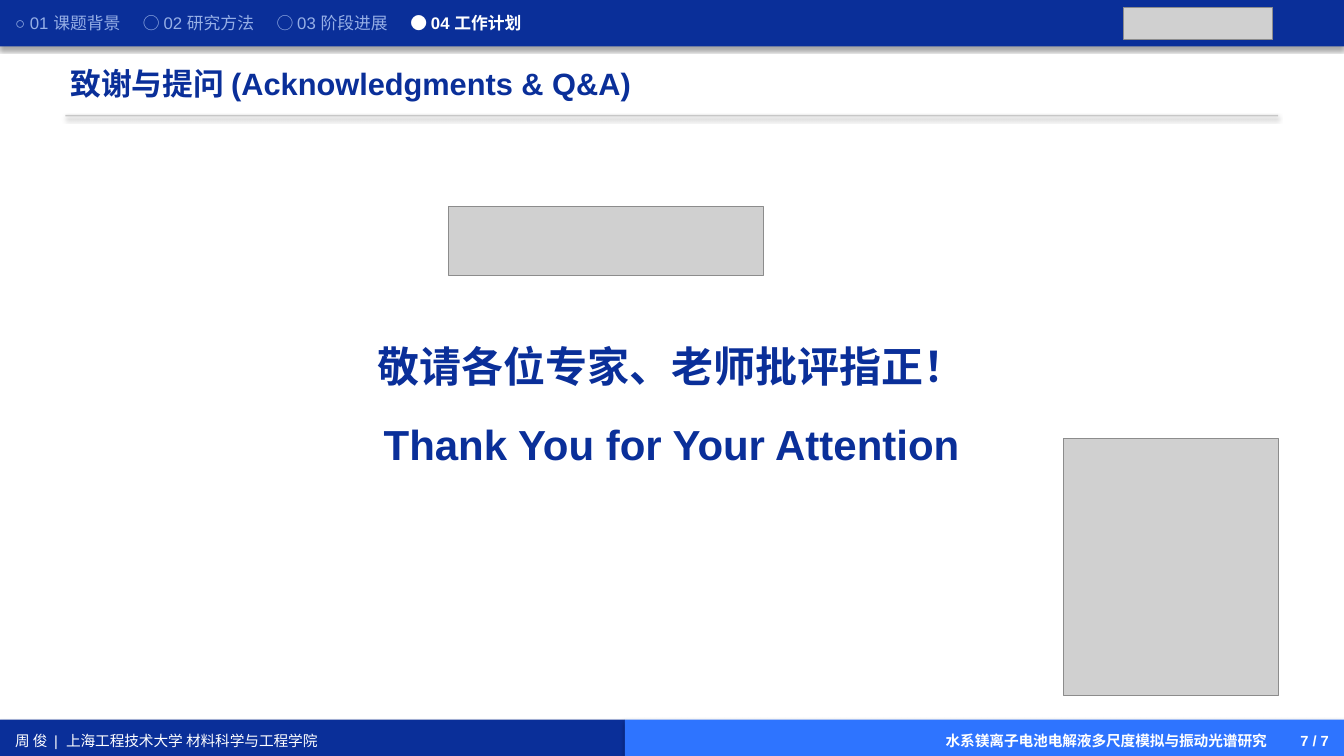
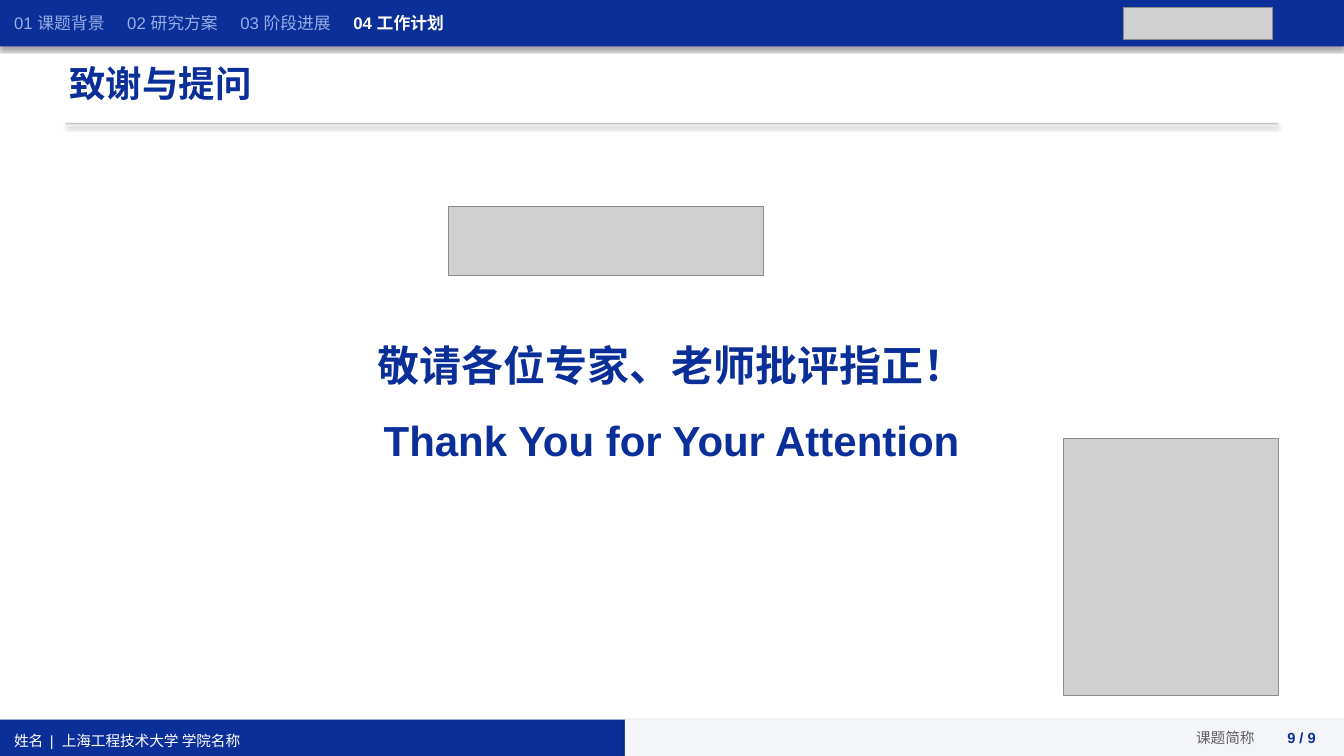
Before and after one commit to zhoujujn795/skills, a slide deck: slide 9 of pptx/assets/sues_2025_vi/SUES_2025_Academic_Template.pptx (slide 7 before the commit). Drawn at 1344x756 pixels with LibreOffice and Linux fonts; fonts in the diff are those of the drawing; grey boxes stand for pictures. Boxes give left, top, right and bottom in pixels: in the first picture for what was removed or moved away, otherwise in the second. Text is boxed around its words. In the diff, an @@ line names an element or a change of style, - is before the commit and + after.

```diff
--- a/pptx/assets/sues_2025_vi/SUES_2025_Academic_Template.pptx
+++ b/pptx/assets/sues_2025_vi/SUES_2025_Academic_Template.pptx
@@ text in rectangle at [14,14,444,31]: text changed @@
-○ 01 课题背景 ○ 02 研究方法 ○ 03 阶段进展 ● 04 工作计划
+01 课题背景 02 研究方案 03 阶段进展 04 工作计划
@@ text at [70,66,252,101]: text changed; size 22 to 26 pt @@
-致谢与提问 (Acknowledgments & Q&A)
+致谢与提问
@@ rectangle: place and size @@
-rectangle at [66,115,1278,116]
+rectangle at [66,123,1278,124]
@@ text "敬请各位专家、老师批评指正！" at [378,345,966,457]: less space between paragraphs @@
@@ text in rectangle at [14,733,240,747]: text changed @@
-周 俊 | 上海工程技术大学 材料科学与工程学院
+姓名 | 上海工程技术大学 学院名称
@@ rectangle "课题简称 9 / 9" at [625,720,1344,756]: fill #2E74FF to #F4F6FA @@
@@ text in rectangle at [1196,731,1316,744]: text changed; text colour #FFFFFF to #5F5F5F; bold off @@
-水系镁离子电池电解液多尺度模拟与振动光谱研究 7 / 7
+课题简称 9 / 9
```
Also in this commit, not shown: 2 other slides changed, 6 slides added, 4 slides removed, 8 other files.
